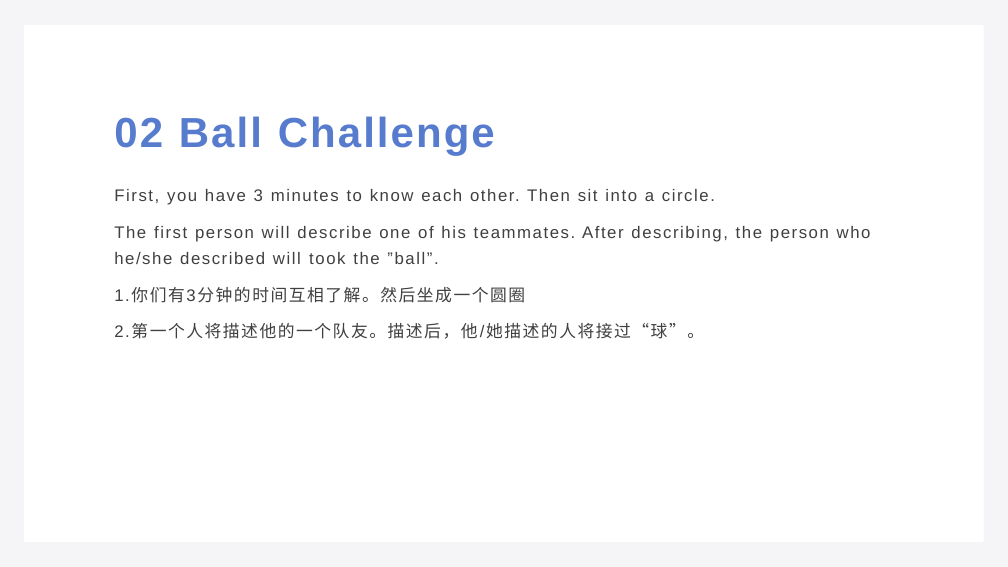
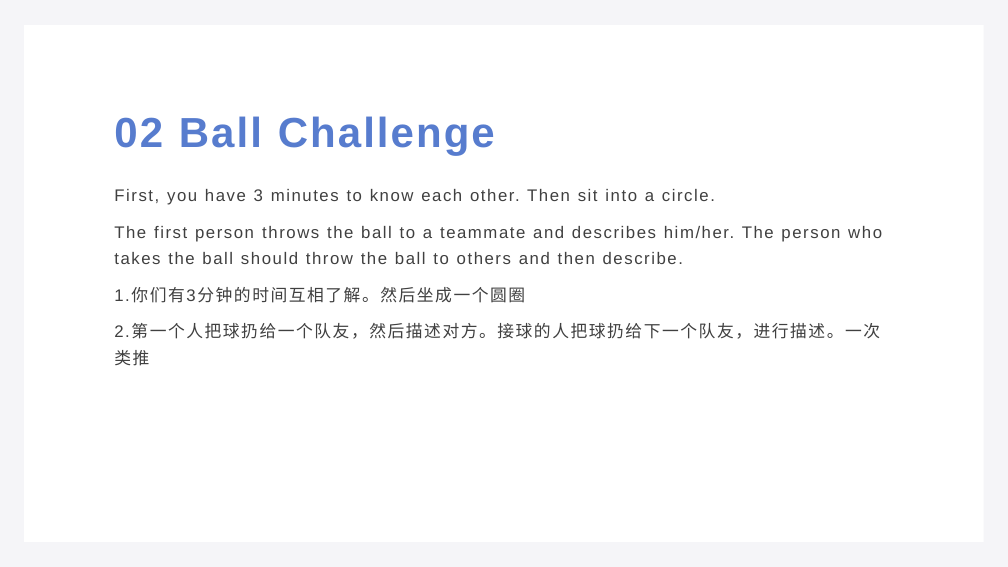
Before and after one commit to GLgele/public-temps, a slide deck: slide 7 of Leadership Summit 2021/开幕(2)(1).pptx. Drawn at 1008x567 pixels with LibreOffice and Linux fonts; fonts in the diff are those of the drawing. Boxes give left, top, right and bottom in pixels: in the first picture for what was removed or moved away, otherwise in the second. Text is boxed around its words. In the diff, an @@ line names an element or a change of style, - is before the commit and + after.

```diff
--- a/Leadership Summit 2021/开幕(2)(1).pptx
+++ b/Leadership Summit 2021/开幕(2)(1).pptx
@@ text at box(114, 226, 882, 264): text changed @@
-The first person will describe one of his teammates. After describing, the person who he/she described will took the ”ball”.
+The first person throws the ball to a teammate and describes him/her. The person who takes the ball should throw the ball to others and then describe.
@@ text at box(114, 324, 880, 366): text changed @@
-2.第一个人将描述他的一个队友。描述后，他/她描述的人将接过“球”。
+2.第一个人把球扔给一个队友，然后描述对方。接球的人把球扔给下一个队友，进行描述。一次类推
```
Also in this commit, not shown: 7 other slides changed.
